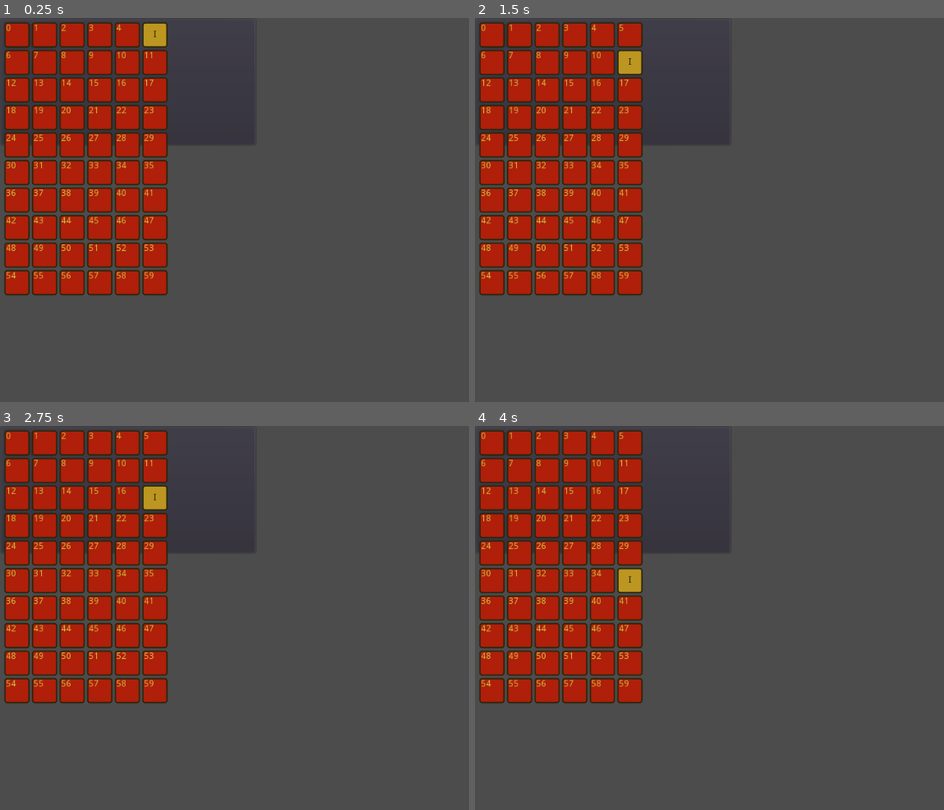
Above: before the commit, frames 1-4 (two rows, left to right).
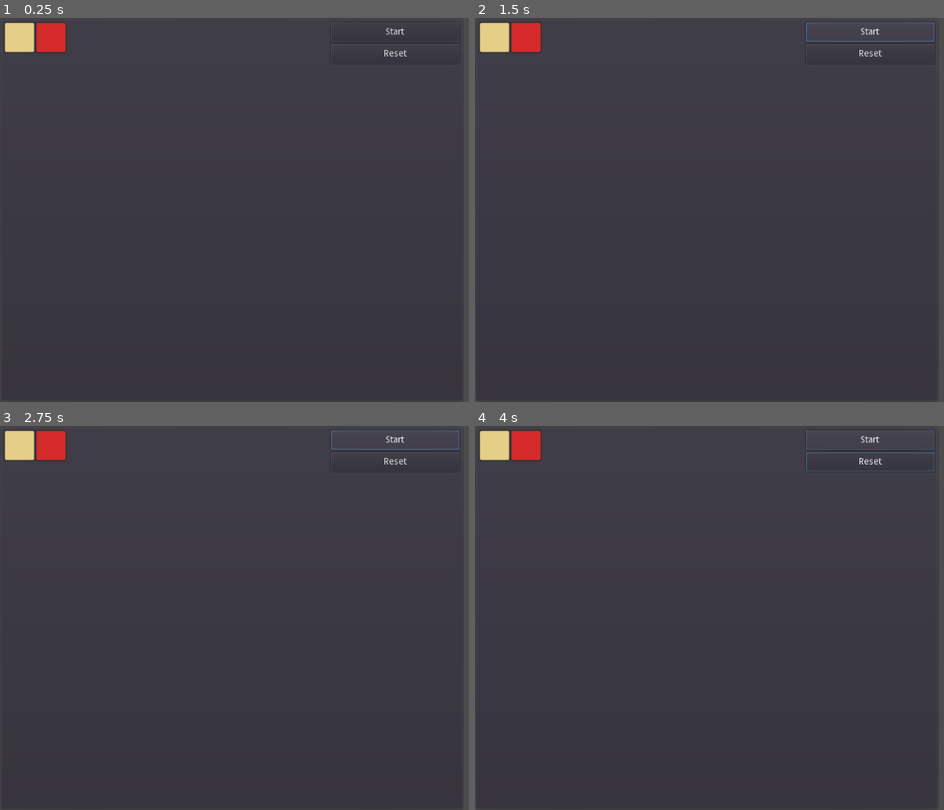
Above: after the commit, the same moments.

Repository: fabricejeannet/word-game
Game: Godot game, scene res://scenes/GUI.tscn
The game is run twice, just before and just after one commit, with the same random seed, the same clock (stepped at 60 frames per second) and the same inputs.
Inputs (mouse positions are in pixels of both pictures, inside the frame that each line leads up to):
- Up to frame 1 (0.25 s): no input
- Up to frame 2 (1.5 s): click (868, 52) at 0.5 s, where only the run after the commit has a clickable "Reset"; click (868, 33) at 1.25 s, where only the run after the commit has a clickable "Start"
- Up to frame 3 (2.75 s): click (393, 441) at 2 s, where only the run after the commit has a clickable "Start"
- Up to frame 4 (4 s): tap Enter at 2.75 s; hold Right (ui_right) 2.78-3.53 s; tap Space at 3.5 s; hold Down (ui_down) from 3.53 s (still down)

The runs differ from the first frame. In frame 1, 22% of the frame differs, in the area x 0-98%, y 0-100%; in frame 2, 22%; in frame 3, 22%; in frame 4, 22%.
Error after the commit: Parse Error: Variable "row_string" already defined in the scope (at line 156). (res://scripts/GridContainer.gd:172)

Commit message:
Début de l'implémentation de la vérification de la grille (horizontale uniquement)

Diff:
--- a/scenes/Cases.tscn
+++ b/scenes/Cases.tscn
@@ -35,7 +35,7 @@
 margin_top = 0.875
 margin_right = 40.0
 margin_bottom = 39.875
-rect_min_size = Vector2( 39, 39 )
+rect_min_size = Vector2( 49, 49 )
 custom_styles/normal = SubResource( 1 )
 custom_colors/font_color = Color( 0.2, 0.2, 0.2, 1 )
 align = 1
@@ -47,11 +47,11 @@
 locked = false
 
 [node name="EmptyCase" type="Label" parent="."]
-margin_left = 41.0
+margin_left = 50.0
 margin_top = 1.0
-margin_right = 80.0
-margin_bottom = 40.0
-rect_min_size = Vector2( 39, 39 )
+margin_right = 99.0
+margin_bottom = 50.0
+rect_min_size = Vector2( 49, 49 )
 custom_styles/normal = SubResource( 2 )
 script = ExtResource( 2 )
 __meta__ = {
--- a/scenes/GUI.tscn
+++ b/scenes/GUI.tscn
@@ -1,6 +1,21 @@
-[gd_scene load_steps=2 format=2]
+[gd_scene load_steps=6 format=2]
 
 [ext_resource path="res://scenes/Grid.tscn" type="PackedScene" id=1]
+[ext_resource path="res://scripts/StartButton.gd" type="Script" id=2]
+[ext_resource path="res://scripts/WordContainer.gd" type="Script" id=3]
+[ext_resource path="res://scripts/ResetButton.gd" type="Script" id=4]
+
+[sub_resource type="StyleBoxFlat" id=1]
+bg_color = Color( 0.333333, 0.454902, 0.811765, 1 )
+border_width_left = 2
+border_width_top = 2
+border_width_right = 2
+border_width_bottom = 2
+border_color = Color( 1, 1, 1, 1 )
+corner_radius_top_left = 4
+corner_radius_top_right = 4
+corner_radius_bottom_right = 4
+corner_radius_bottom_left = 4
 
 [node name="GUI" type="Control"]
 anchor_right = 1.0
@@ -10,13 +25,68 @@
 }
 
 [node name="PanelContainer" type="PanelContainer" parent="."]
-margin_right = 400.0
-margin_bottom = 200.0
+margin_right = 723.0
+margin_bottom = 600.0
+__meta__ = {
+"_edit_use_anchors_": false
+}
 
 [node name="HBoxContainer" type="HBoxContainer" parent="PanelContainer"]
 margin_left = 7.0
 margin_top = 7.0
-margin_right = 393.0
-margin_bottom = 193.0
+margin_right = 716.0
+margin_bottom = 593.0
 
-[node name="GridScene" parent="PanelContainer/HBoxContainer" instance=ExtResource( 1 )]
+[node name="Left" type="CenterContainer" parent="PanelContainer/HBoxContainer"]
+margin_right = 505.0
+margin_bottom = 586.0
+rect_min_size = Vector2( 505, 586 )
+
+[node name="GridScene" parent="PanelContainer/HBoxContainer/Left" instance=ExtResource( 1 )]
+position = Vector2( -2, -2 )
+
+[node name="Right" type="CenterContainer" parent="PanelContainer/HBoxContainer"]
+margin_left = 509.0
+margin_right = 709.0
+margin_bottom = 586.0
+rect_min_size = Vector2( 200, 586 )
+
+[node name="VBoxContainer" type="VBoxContainer" parent="PanelContainer/HBoxContainer/Right"]
+margin_right = 200.0
+margin_bottom = 586.0
+rect_min_size = Vector2( 200, 586 )
+
+[node name="StartButton" type="Button" parent="PanelContainer/HBoxContainer/Right/VBoxContainer"]
+margin_right = 200.0
+margin_bottom = 30.0
+rect_min_size = Vector2( 100, 30 )
+text = "Start"
+script = ExtResource( 2 )
+
+[node name="ResetButton" type="Button" parent="PanelContainer/HBoxContainer/Right/VBoxContainer"]
+margin_top = 34.0
+margin_right = 200.0
+margin_bottom = 64.0
+rect_min_size = Vector2( 100, 30 )
+text = "Reset"
+script = ExtResource( 4 )
+
+[node name="WordContainer" type="VBoxContainer" parent="PanelContainer/HBoxContainer/Right/VBoxContainer"]
+margin_top = 68.0
+margin_right = 200.0
+margin_bottom = 586.0
+size_flags_horizontal = 3
+size_flags_vertical = 3
+script = ExtResource( 3 )
+
+[node name="WordLabel" type="Label" parent="PanelContainer/HBoxContainer/Right/VBoxContainer/WordContainer"]
+margin_top = -1.0
+margin_right = 200.0
+margin_bottom = 29.0
+rect_min_size = Vector2( 0, 30 )
+custom_styles/normal = SubResource( 1 )
+text = "Essai"
+align = 1
+valign = 1
+[connection signal="pressed" from="PanelContainer/HBoxContainer/Right/VBoxContainer/StartButton" to="PanelContainer/HBoxContainer/Right/VBoxContainer/StartButton" method="_on_StartButton_pressed"]
+[connection signal="pressed" from="PanelContainer/HBoxContainer/Right/VBoxContainer/ResetButton" to="PanelContainer/HBoxContainer/Right/VBoxContainer/ResetButton" method="_on_StartButton_pressed"]
--- a/scenes/Grid.tscn
+++ b/scenes/Grid.tscn
@@ -12,12 +12,13 @@
 margin_right = 196.0
 margin_bottom = 150.0
 rect_min_size = Vector2( 100, 150 )
-columns = 6
+columns = 10
 script = ExtResource( 1 )
 __meta__ = {
 "_edit_use_anchors_": false
 }
 
 [node name="DropTimer" type="Timer" parent="."]
+wait_time = 0.5
 [connection signal="ground_touched" from="GridContainer" to="GridContainer" method="_on_ground_touched"]
 [connection signal="timeout" from="DropTimer" to="GridContainer" method="_on_DropTimer_timeout"]
--- a/scripts/Cases.gd
+++ b/scripts/Cases.gd
@@ -4,12 +4,20 @@
 var letters = []
 onready var empty_case = get_node("EmptyCase")
 
-func _ready() -> void:
-	initialize_letters()
+#func _ready() -> void:
+#	initialize_letters()
 
 
-func initialize_letters() -> void:
-	var alphabet = ["A", "B", "C", "D", "E", "F", "G", "H", "I", "J", "K", "L", "M", "N", "O", "P", "Q", "R", "S", "T", "U", "V", "W", "X", "Y", "Z"]
+#func initialize_letters() -> void:
+#	var alphabet = ["A", "B", "C", "D", "E", "F", "G", "H", "I", "J", "K", "L", "M", "N", "O", "P", "Q", "R", "S", "T", "U", "V", "W", "X", "Y", "Z"]
+#	var case = self.get_node("LetterCase")
+#	for item in alphabet:
+#		var letter_case = case.duplicate()
+#		letter_case.text = item
+#		letter_case.name = "letter_%s" % item
+#		letters.append(letter_case)
+
+func initialize_letters(alphabet) -> void:
 	var case = self.get_node("LetterCase")
 	for item in alphabet:
 		var letter_case = case.duplicate()
--- a/scripts/Dico.gd
+++ b/scripts/Dico.gd
@@ -20,25 +20,28 @@
 		file.close()
 
 
-func get_words_with_common_letters(reference_word:String, words_count:int, common_letters_count:int) -> Array:
+func get_words_with_common_letters(reference_word:String, words_count:int, common_letters_count:int, word_max_size = 6) -> Array:
 	var words_to_return = []
 
 	while words_to_return.size() < words_count:
 		var tested_word = get_random_word().to_upper()
-		print("Testing ", tested_word, "...")
-		if tested_word.length() >= common_letters_count:
-			var clc = 0
-			for c in reference_word.to_upper():
-				if tested_word.count(c) > 0:
-					clc+= 1
-			if clc >= common_letters_count:
-				words_to_return.append(tested_word)
-				print("\t-> Accepted")
-			else:
-				print("\t-> Rejected cause only have ", clc, " out of ", common_letters_count, " expected common letters")
-		else:
-			print("Rejected because too short.")
-
+#		print("Testing ", tested_word, "...")
+		if tested_word.length() <= word_max_size:
+			if tested_word.length() >= common_letters_count:
+				var clc = 0
+				for c in reference_word.to_upper():
+					if tested_word.count(c) > 0:
+						clc+= 1
+				if clc >= common_letters_count:
+					words_to_return.append(tested_word)
+#					print("\t-> Accepted")
+#				else:
+#					print("\t-> Rejected cause only have ", clc, " out of ", common_letters_count, " expected common letters")
+#			else:
+#				print("Rejected because too short.")
+#		else:
+#			print("Rejected because to long")
+#
 	return words_to_return
 
 
--- a/scripts/GridContainer.gd
+++ b/scripts/GridContainer.gd
@@ -1,37 +1,64 @@
 extends GridContainer
 
 signal ground_touched
+signal word_added
 
 export var rows = 10
 
 var cell_count:int
 var current_letter:Case
+var list_of_words = []
 
 onready var cases = get_parent().get_node("Cases")
 onready var drop_timer = get_parent().get_node("DropTimer")
+onready var start_button = get_tree().get_root().find_node("StartButton", true, false)
+onready var reset_button = get_tree().get_root().find_node("ResetButton", true, false)
+onready var word_container = get_tree().get_root().find_node("WordContainer", true, false)
+
 
 func _ready() -> void:
 	cell_count = rows * columns
+	reset_game()
+	start_button.connect("game_started", self, "start_game")
+	reset_button.connect("game_reset", self, "reset_game")
+	self.connect("word_added", word_container, "on_word_added")
+
+func reset_game() -> void:
 	empty()
 	fill_with(cases.empty_case)
+
+
+func start_game() -> void:
+	print("Game starting !")
+	add_words(2)
 	pop()
+	drop_timer.start()
 
+
+func add_words(n:int) -> void :
 	var ref = Dico.get_random_word()
 	print("-----", ref.to_upper(), "-----")
-	var refs = Dico.get_words_with_common_letters(ref, 3, 3)
-	for w in refs:
-		print(w)
+	list_of_words = Dico.get_words_with_common_letters(ref, n, 3, 5)
+	var letters = []
+	for word in list_of_words:
+		for letter in word:
+			if letters.count(letter) == 0:
+				letters.append(letter)
+		emit_signal("word_added", word)
 
-	drop_timer.start()
+	cases.initialize_letters(letters)
+	print(letters)
+
 
 
 func pop() -> void:
 	var rng = RandomNumberGenerator.new()
 	rng.randomize()
-	var index = rng.randi_range (0,5)
-	var letter_index = rng.randi_range (0,25)
+#	var where_to_drop_letter = rng.randi_range (0,3)
+	var where_to_drop_letter = 3
+	var letter_index = rng.randi_range (0,cases.letters.size() - 1)
 	current_letter = cases.letters[letter_index].duplicate()
-	put_at_index(current_letter, index)
+	put_at_index(current_letter, where_to_drop_letter)
 
 
 func _input(event: InputEvent) -> void:
@@ -58,12 +85,11 @@
 
 
 func fill_with(node) -> void:
-	var index = 0
 	for n in range(cell_count):
 		var cell = node.duplicate()
-		cell.text = "%s" % index
+		cell.text = "%s" % n
 		add_child(cell)
-		index +=1
+
 
 
 func _on_DropTimer_timeout() -> void:
@@ -77,7 +103,7 @@
 
 func drop(current_node:Case) -> void:
 	var index = current_node.get_index()
-	var next_index = index + 6
+	var next_index = index + columns
 
 	if next_index < cell_count:
 		var next_node = self.get_child(next_index)
@@ -94,8 +120,8 @@
 func side_move(current_node:Case, step:int) -> void:
 	var index = current_node.get_index()
 	var next_index = index + step
-	var current_column = index % 6
-	if step > 0 and current_column < 5 or step < 0 and current_column > 0:
+	var current_column = index % columns
+	if step > 0 and current_column < columns - 1 or step < 0 and current_column > 0:
 		if next_index < cell_count:
 			var next_node = self.get_child(next_index)
 			if !next_node.locked and !next_node.letter:
@@ -121,6 +147,46 @@
 		else:
 			print("Chevauchement")
 
+func _on_ground_touched() -> void:
+	check()
+	pop()
 
-func _on_ground_touched() -> void:
-	pop()
+func check() -> void:
+	var horz_strings = []
+	var row_string = ""
+	var index = 0
+	for child in self.get_children():
+		if !child.text.is_valid_integer():
+			row_string = row_string + child.text
+		else:
+			row_string = row_string + " "
+		index += 1
+		if index % columns == 0:
+			horz_strings.append(row_string)
+			print("-->", row_string)
+			row_string = ""
+
+	var index_to_destroy = []
+
+	index = 0
+	for row_string in horz_strings:
+		var str_col = -1
+		for word in list_of_words:
+			str_col = row_string.find(word)
+			if str_col > -1:
+				var letter_index = 0
+				for l in word:
+					index_to_destroy.append(index + str_col+ letter_index)
+					letter_index += 1
+
+				print("Index to destroy :", index_to_destroy)
+
+				for i in index_to_destroy:
+					var new_case = cases.empty_case.duplicate()
+					new_case.text = "%s" % i
+					self.add_child(new_case)
+					self.remove_child(self.get_child(i))
+					self.move_child(new_case, i)
+
+
+		index += columns
--- /dev/null
+++ b/scripts/ResetButton.gd
@@ -0,0 +1,7 @@
+extends Button
+
+signal game_reset
+
+func _on_StartButton_pressed() -> void:
+	print("Reset Button pressed")
+	emit_signal("game_reset")
--- /dev/null
+++ b/scripts/StartButton.gd
@@ -0,0 +1,7 @@
+extends Button
+
+signal game_started
+
+func _on_StartButton_pressed() -> void:
+	print("Start Button pressed")
+	emit_signal("game_started")
--- /dev/null
+++ b/scripts/WordContainer.gd
@@ -0,0 +1,18 @@
+extends VBoxContainer
+
+onready var word_label = get_node("WordLabel")
+
+func _ready() -> void:
+	self.remove_child(word_label)
+
+func on_word_added(word:String) -> void:
+	var label = word_label.duplicate()
+	label.text = word
+	label.name = "label_%s" % word
+	print (label.name, " added.")
+	self.add_child(label)
+
+func on_word_removed(word:String) -> void:
+	var label = get_node("label_%s" % word)
+	self.remove_child(label)
+	label.queue_free()
